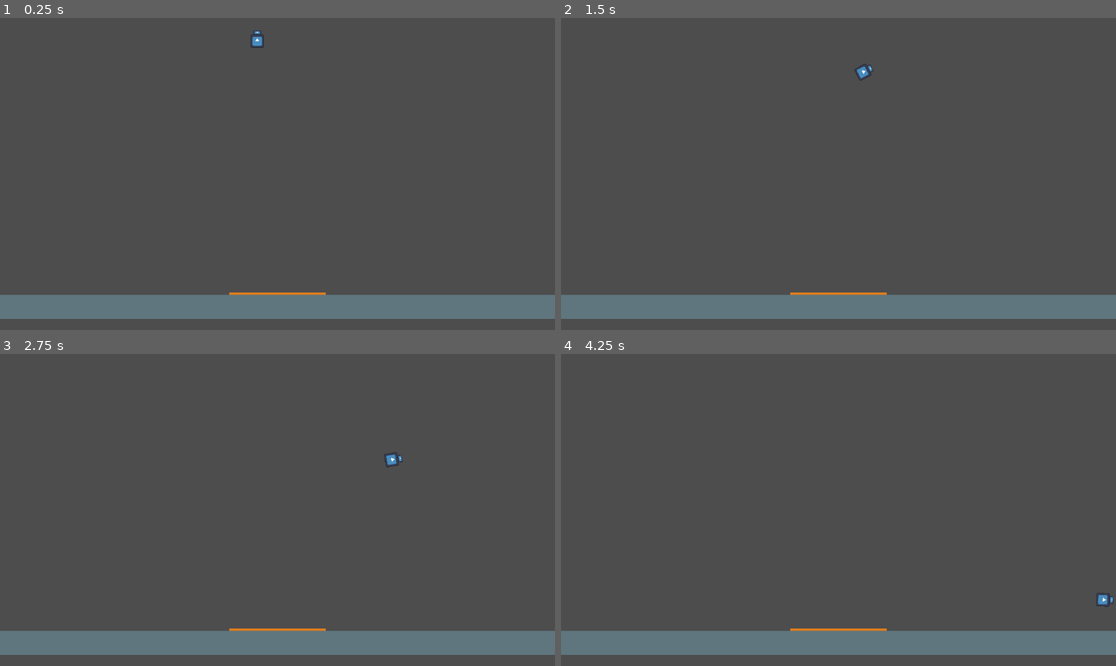
Above: before the commit, frames 1-4 (two rows, left to right).
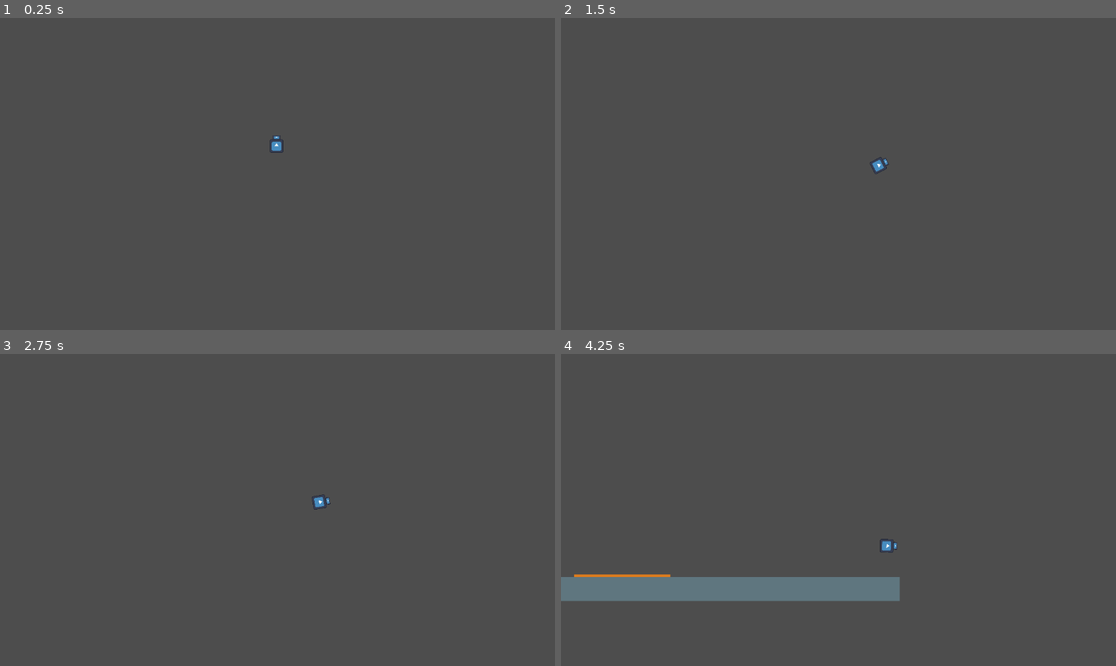
Above: after the commit, the same moments.

Repository: IvanoiuPetrut/touchdown
Game: Godot game, scene res://scenes/game.tscn
The game is run twice, just before and just after one commit, with the same random seed, the same clock (stepped at 60 frames per second) and the same inputs. The engine's default icon, where the game draws it, is replaced by a stand-in: a white triangle on a blue panel in a dark square.
Inputs:
- Up to frame 1 (0.25 s): no input
- Up to frame 2 (1.5 s): hold E (rotate_right) 0.53-1.28 s; hold Space (boost) 0.53-1.28 s; hold Q (rotate_left) from 1.28 s (still down); tap Space (boost) at 1.35 s
- Up to frame 3 (2.75 s): release Q (rotate_left) at 2.03 s; hold E (rotate_right) from 2.03 s (still down); hold Space (boost) from 2.03 s (still down)
- Up to frame 4 (4.25 s): release Space (boost) at 2.78 s; tap Space (boost) at 2.85 s; release E (rotate_right) at 3.53 s; hold Q (rotate_left) from 3.53 s (still down); hold Space (boost) from 3.53 s (still down)

The runs differ from the first frame. In frame 1, 8.1% of the frame differs, in the area x 0-100%, y 4-97%; in frame 2, 8.1%; in frame 3, 8.1%; in frame 4, 13%, in the area x 0-100%, y 59-97%.

Commit message:
feat: add follow camera to player

Diff:
--- a/scenes/game.tscn
+++ b/scenes/game.tscn
@@ -9,6 +9,10 @@
 
 [node name="Player" parent="." instance=ExtResource("1_uwrxv")]
 position = Vector2(534, 56)
+
+[node name="Camera2D" type="Camera2D" parent="Player"]
+position = Vector2(2, 48)
+position_smoothing_enabled = true
 
 [node name="Ground" type="StaticBody2D" parent="."]
 position = Vector2(576, 600)
